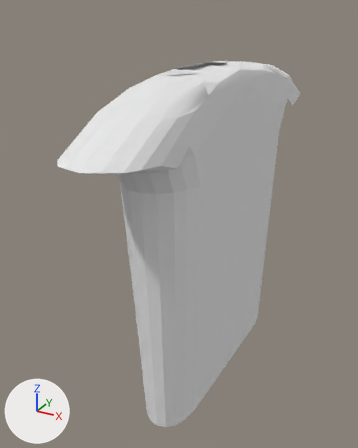
Two versions of the Blender file assets/models/neck.blend, one commit apart.
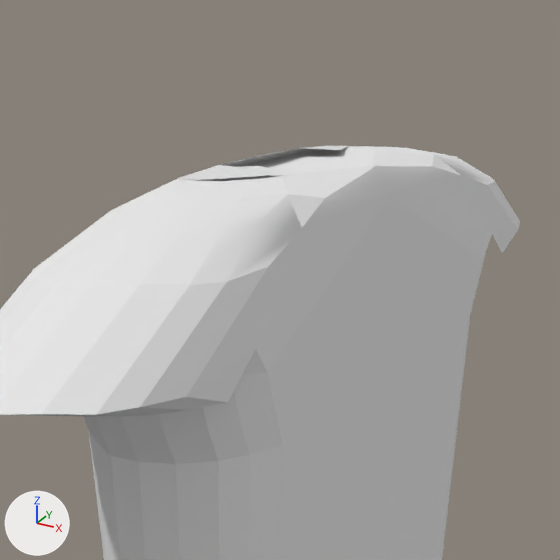
Old and new are each drawn whole from a 50 mm camera at (1.57, -3.33, 2.97) aimed at (-0.19, -0.14, 1.37) and again close up on the part from 23% to 88% of the width and 0% to 52% of the height. Lighting does not change. The marker at lower left points along +X, +Y and +Z.
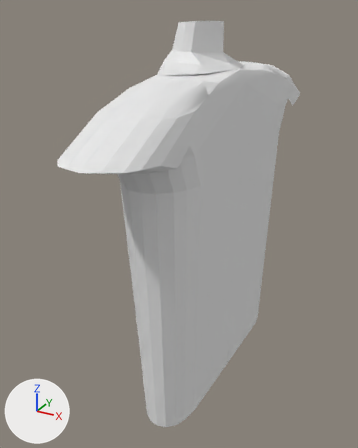
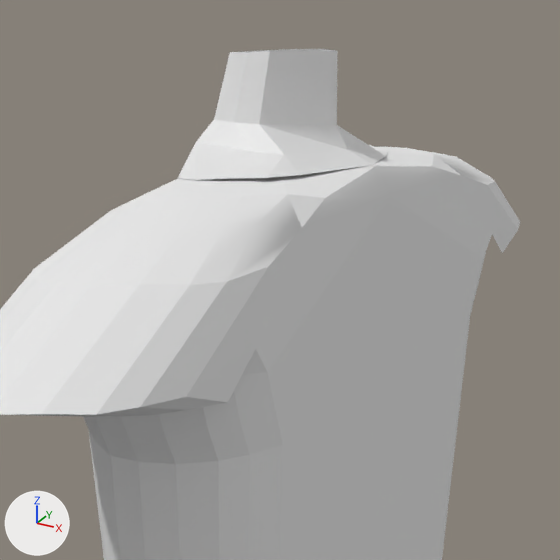
Commit message: work on neck

What the commit changed:
me_plane is used by ob_plane; location (-0.08, 0.341, 2.57); scale (0.0692, 0.0923, 1.0).
me_plane had 18 vertices, 10 faces and spanned x -2.93..2.18, y -9.18..1.79, z -0.04..0.01.
me_plane now has 37 vertices, 28 faces, 1 loose edge and spans x -2.93..4.04, y -9.18..1.79, z -0.04..0.31.
Part 1, on me_plane:
1 vertex is removed from x 2.18, y -7.3, z 0.0.
2 faces are deleted.
8 vertices move from x -1.23..2.18, y -8.13..-1.0, z 0.0..0.01 to x -2.4..3.0, y -8.34..1.68, z 0.0..0.07.
20 vertices are added at x -1.89..4.04, y -6.33..0.76, z 0.0..0.31.
1 loose edge is added.
20 new faces join them.

Pixel boxes [x1, y1, x2, y2] of what changed, in the close-ups (560 x 560 px):
'Plane', reshaped (25% wider, 277% taller): before [180, 146, 348, 180]; after [177, 49, 387, 180]
